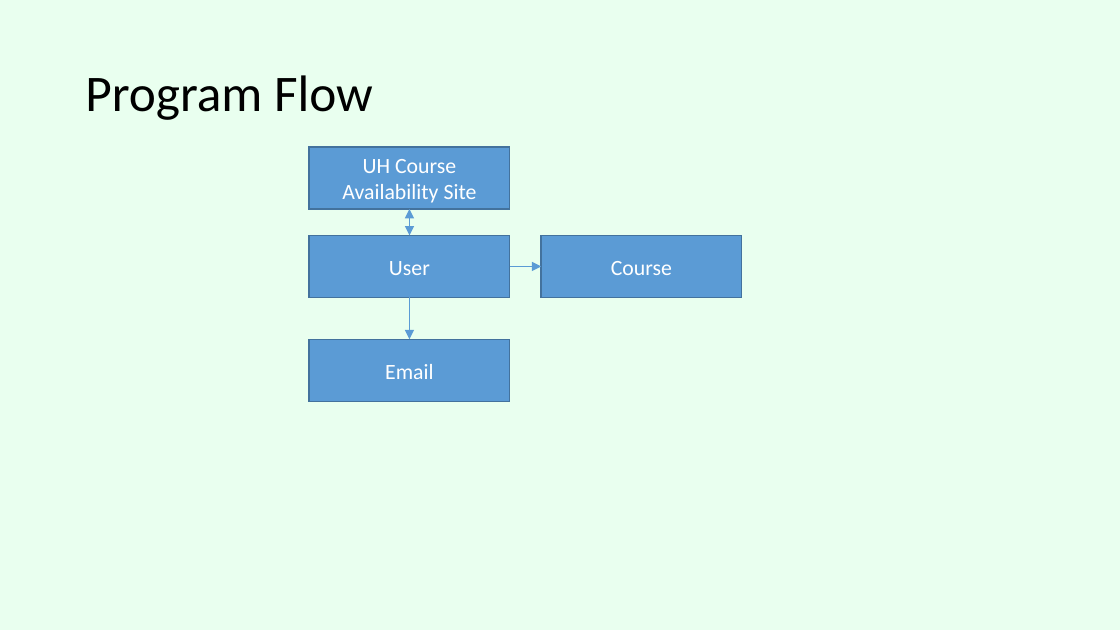
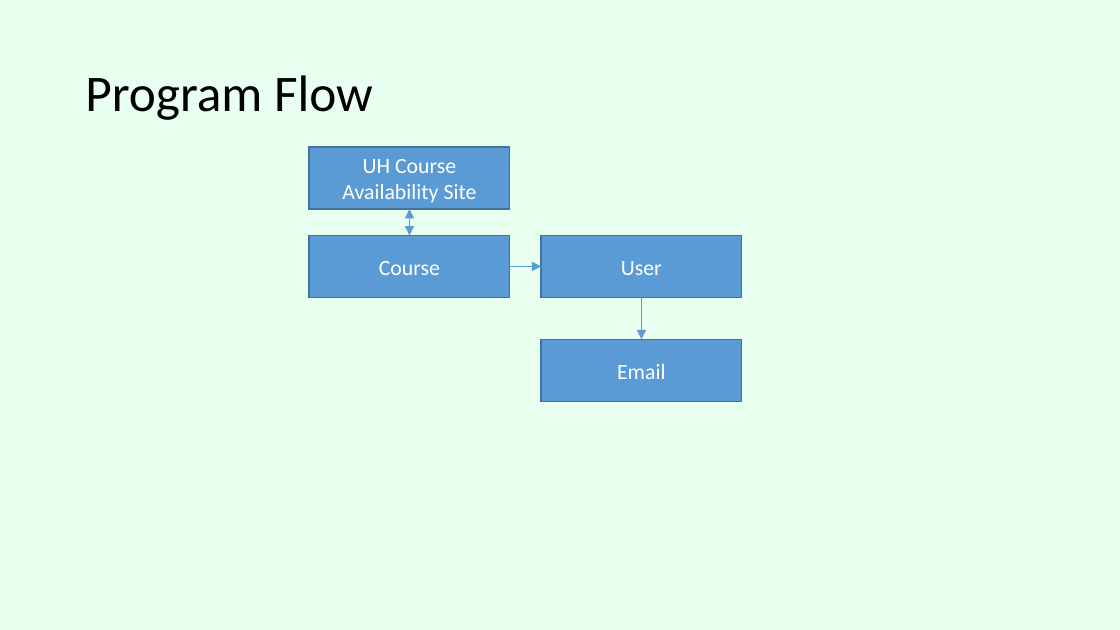
Before and after one commit to bsogata/course_availability, a slide deck: slide 5 of Course_Avail_Final.pptx. Drawn at 1120x630 pixels with LibreOffice and Linux fonts; fonts in the diff are those of the drawing. Boxes give left, top, right and bottom in pixels: in the first picture for what was removed or moved away, otherwise in the second. Text is boxed around its words. In the diff, an @@ line names an element or a change of style, - is before the commit and + after.

Commit message:
Minor change to the final presentation slides; admittedly, all of the tables are closely intertwined in everything and it is difficult to clearly map out the relationships between the tables.

```diff
--- a/Course_Avail_Final.pptx
+++ b/Course_Avail_Final.pptx
@@ text in rectangle at (379, 261, 440, 275): text changed @@
-User
+Course
@@ text in rectangle at (621, 261, 662, 275): text changed @@
-Course
+User
@@ arrow moved from (410, 298) - (410, 339) to (642, 298) - (642, 339) @@
@@ rectangle "Email": place and size @@
-rectangle "Email" at (309, 339, 510, 401)
+rectangle "Email" at (541, 339, 741, 401)
```
